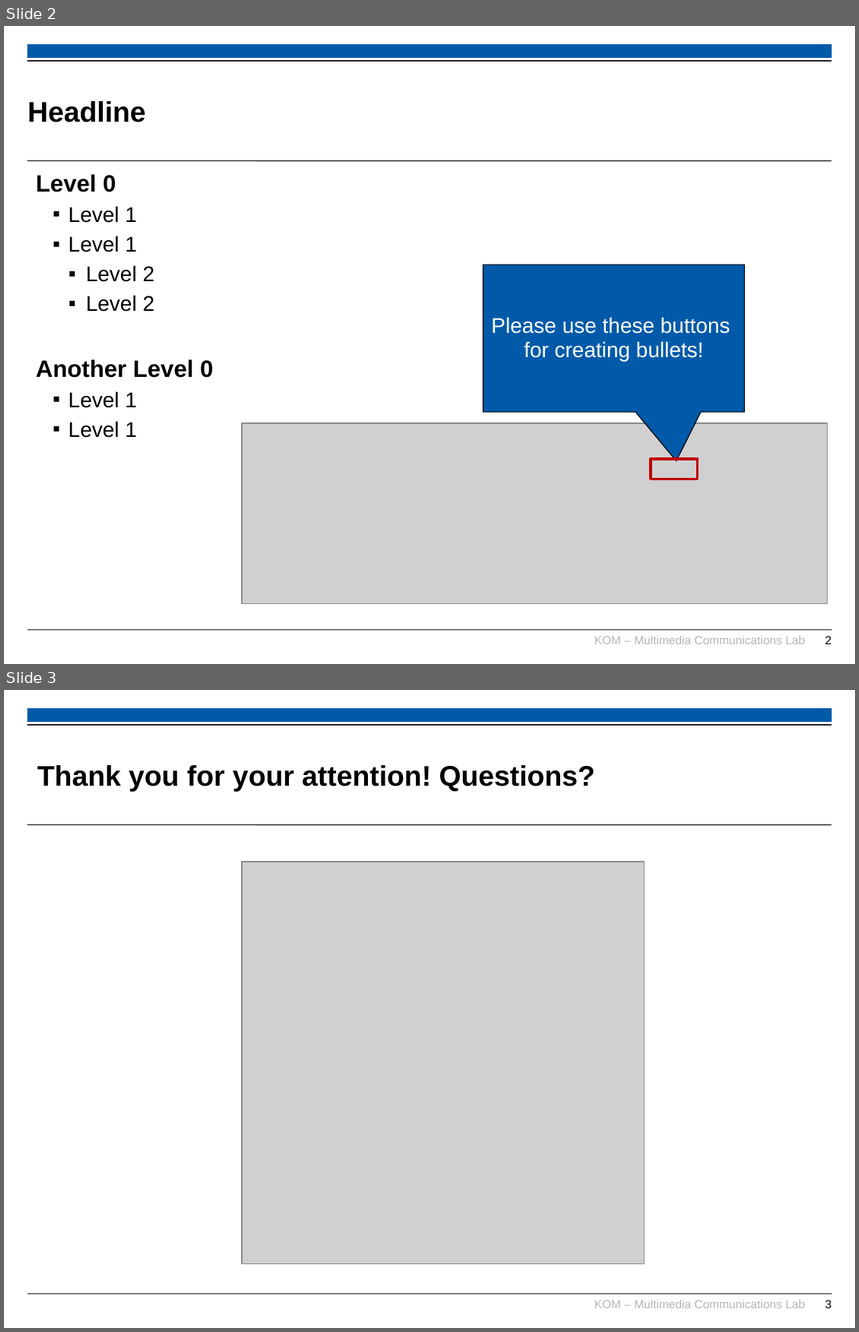
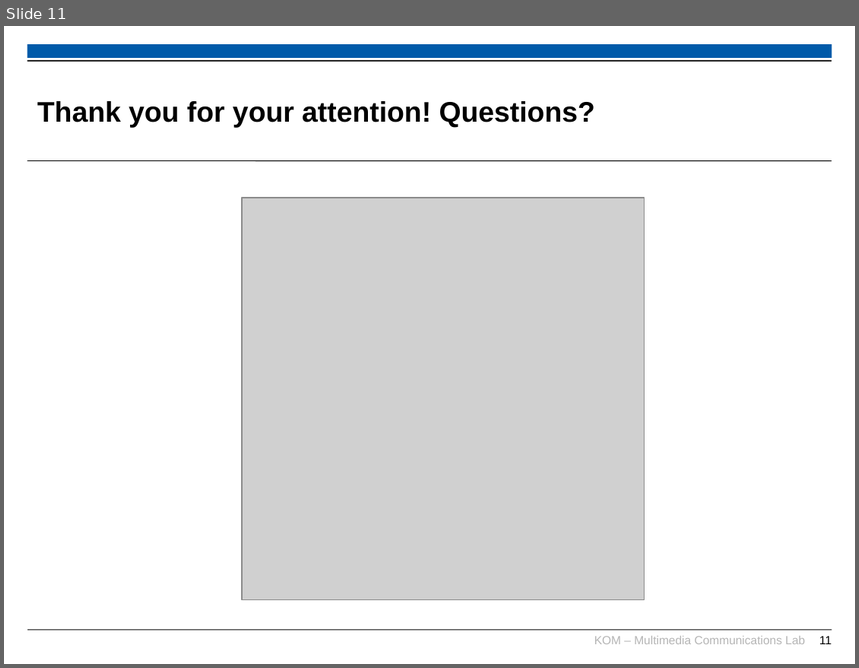
Before and after one commit to TimUnverzagt/Thesis, a slide deck: presentation/intermissionary_presentation.pptx. Shown one above the other, each under a label of ours: slides 2 and 3 before the commit, slide 11 after it. The pictures are 859x1332 and 859x668 pixels, drawn with LibreOffice and Linux fonts; fonts in the diff are those of the drawing; grey boxes stand for pictures; background and template pictures are left out. Boxes give left, top, right and bottom in pixels: in the first picture for what was removed or moved away, otherwise in the second. Text is boxed around its words. In the diff, an @@ line names an element or a change of style, - is before the commit and + after.

```diff
--- a/presentation/intermissionary_presentation.pptx
+++ b/presentation/intermissionary_presentation.pptx
@@ slide 2 removed at [4,26,855,664], background #FFFFFF; not listed: 6 template elements that a slide beside it also shows @@
@@ title removed at [28,101,146,123] @@
-Headline
@@ text removed at [36,174,213,438] @@
-Level 0
-  ▪ Level 1
-  ▪ Level 1
-    ▪ Level 2
-    ▪ Level 2
-Another Level 0
-  ▪ Level 1
-  ▪ Level 1
@@ speech box removed at [484,265,744,412] @@
-Please use these buttons
-for creating bullets!
@@ picture removed at [243,423,828,604] @@
@@ rectangle removed at [651,459,698,480] @@
@@ what was slide 3 is now slide 11 @@
@@ page number at [819,636,832,645]: text changed @@
-3
+11
```
Also in this commit, not shown: 1 slide changed, 9 slides added, 1 other file.
